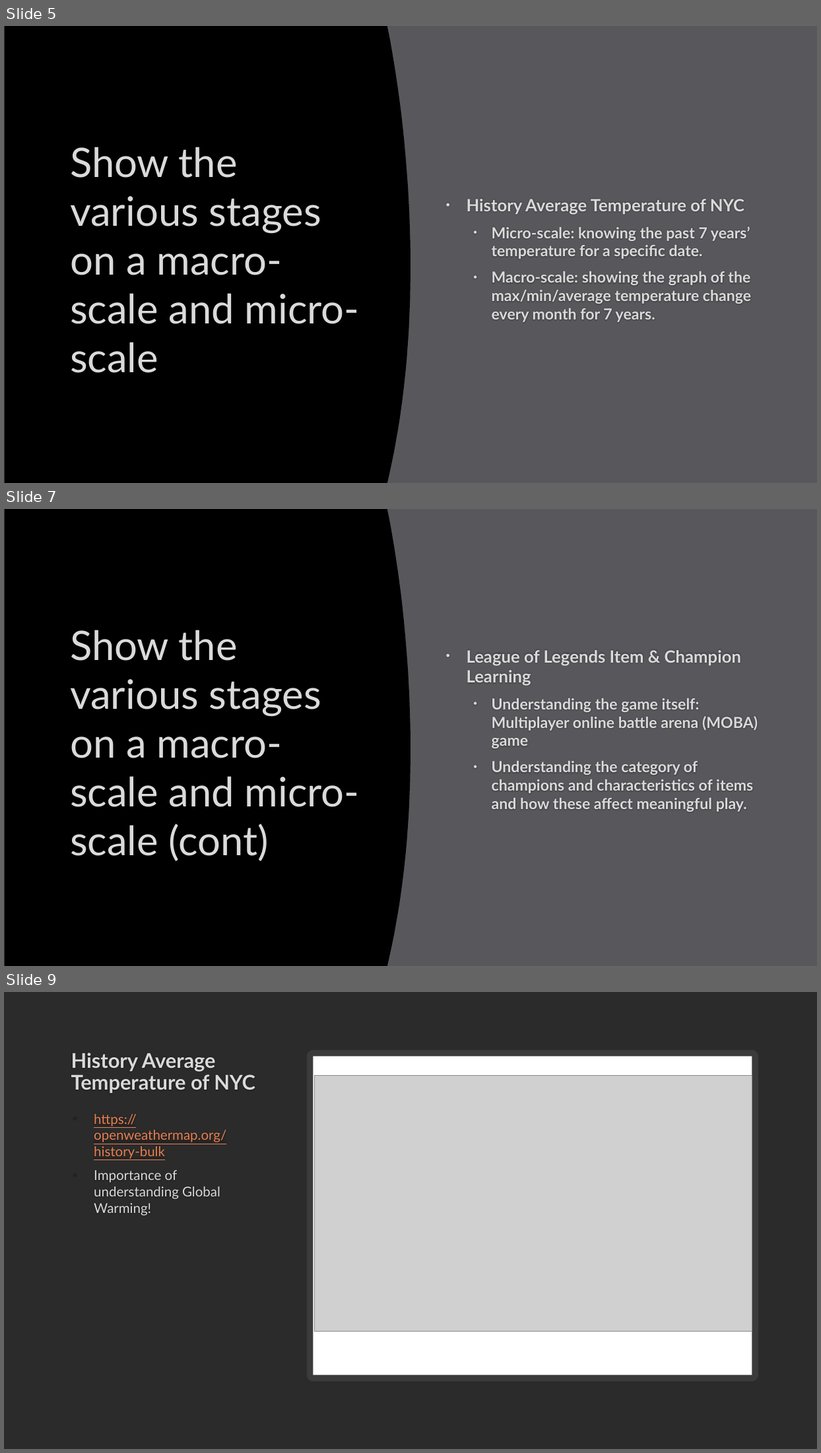
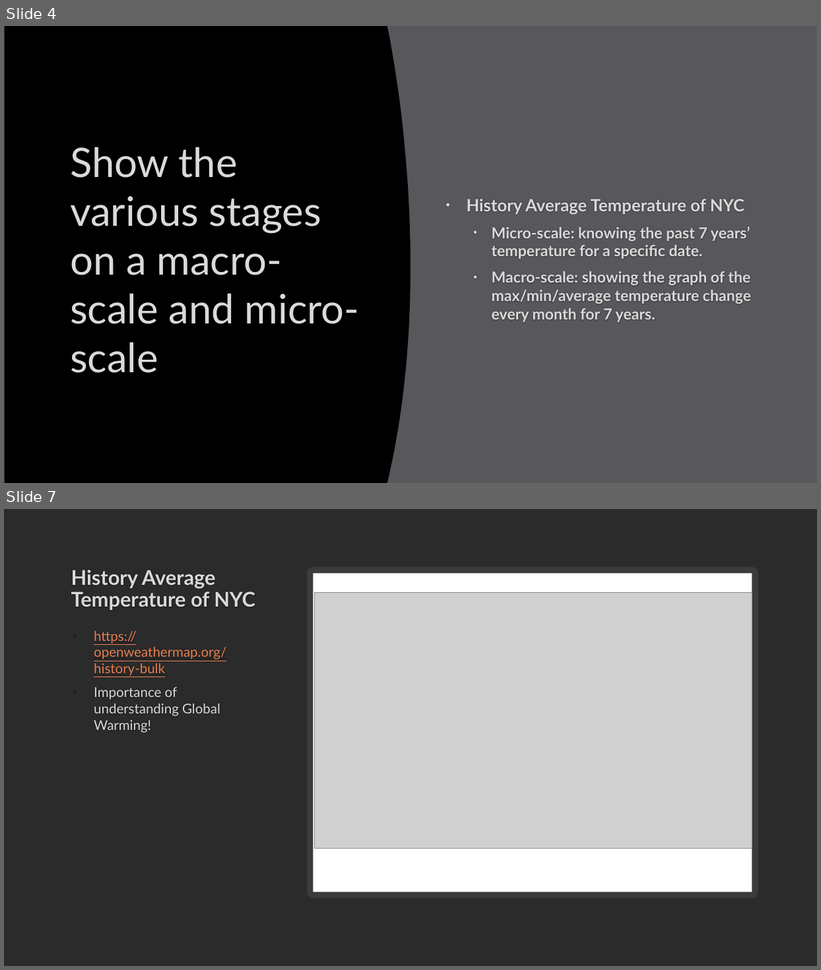
Before and after one commit to doveliyuchen/Final-Project, a slide deck: idea.pptx. Shown one above the other, each under a label of ours: slides 5, 7 and 9 before the commit, slides 4 and 7 after it; the slides between them are not shown. The pictures are 821x1453 and 821x970 pixels, drawn with LibreOffice and Linux fonts; fonts in the diff are those of the drawing; grey boxes stand for pictures; background and template pictures are left out; a plain dark background stands for a picture behind light text. Boxes give left, top, right and bottom in pixels: in the first picture for what was removed or moved away, otherwise in the second. Text is boxed around its words. In the diff, an @@ line names an element or a change of style, - is before the commit and + after.

```diff
--- a/idea.pptx
+++ b/idea.pptx
@@ slide 7 removed at box(4, 509, 817, 966), background picture (left out) @@
@@ rectangle removed at box(4, 509, 817, 966) @@
@@ freeform shape removed at box(5, 509, 411, 966) @@
@@ title removed at box(70, 630, 360, 861) @@
-Show the various stages on a macro-scale and micro-scale (cont)
@@ text removed at box(467, 650, 758, 812) @@
-• League of Legends Item & Champion Learning
-  • Understanding the game itself: Multiplayer online battle arena (MOBA) game
-  • Understanding the category of champions and characteristics of items and how these affect meaningful play.
@@ what was slide 5 is now slide 4 @@
@@ what was slide 9 is now slide 7 @@
```
Also in this commit, not shown: 4 slides changed, 1 slide added, 1 other slide removed.
